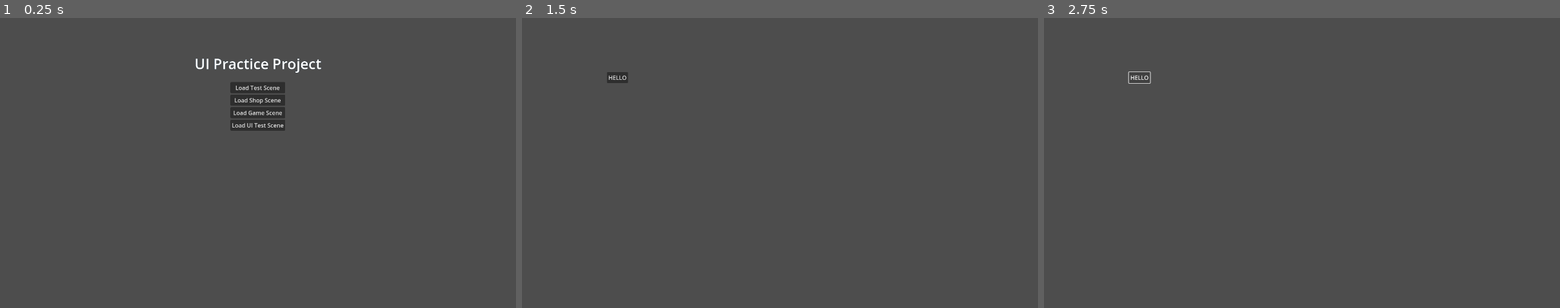
Above: before the commit, frames 1-3 (left to right).
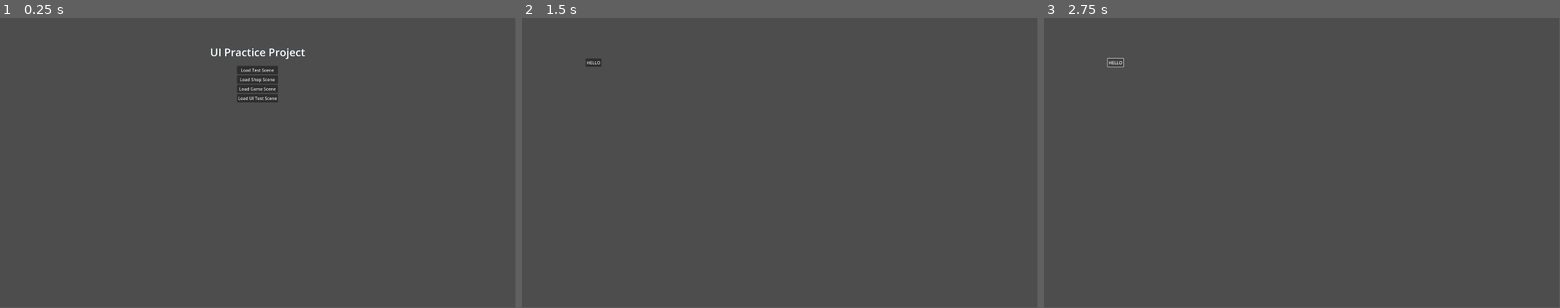
Above: after the commit, the same moments.

Repository: DSurguy/spring-2024-2d-jam
Game: Godot game, scene res://scenes/MainScene/MainScene.tscn
The game is run twice, just before and just after one commit, with the same random seed, the same clock (stepped at 60 frames per second) and the same inputs. Sound files missing from this copy of the repository are replaced by a short silence.
Inputs (mouse positions are in pixels of both pictures, inside the frame that each line leads up to):
- Up to frame 1 (0.25 s): no input
- Up to frame 2 (1.5 s): tap Enter (ui_accept) at 0.5, 0.77 s; move the mouse to (893, 148) at 0.52 s; hold D (move_right) 0.53-1.25 s; tap Down (aim_down) at 0.6 s; click "Load Test Scene" at 1.25 s
- Up to frame 3 (2.75 s): click "HELLO" at 2 s
In our replay, the window is 800x450 before the commit and 799x449 after it. These sizes can differ from the game's own. Grey fills any space a smaller window leaves; there, only what the larger window draws over its background counts as a difference.

The runs differ from the first frame. In frame 1, 2.1% of the frame differs, in the area x 37-63%, y 10-39%; in frame 2, 0.2%; in frame 3, 0.1%.

Commit message:
embiggen the ocean

Diff:
--- a/project.godot
+++ b/project.godot
@@ -21,8 +21,8 @@
 
 [display]
 
-window/size/viewport_width=1440
-window/size/viewport_height=810
+window/size/viewport_width=1920
+window/size/viewport_height=1080
 
 [input]
 
--- a/scenes/GameScene/environment.tscn
+++ b/scenes/GameScene/environment.tscn
@@ -1,17 +1,8 @@
-[gd_scene load_steps=3 format=3 uid="uid://vhgx1tlgboft"]
+[gd_scene load_steps=2 format=3 uid="uid://vhgx1tlgboft"]
 
-[ext_resource type="PackedScene" uid="uid://7x6y2qb5vyte" path="res://scenes/GameScene/tilemap.tscn" id="1_s8hro"]
-
-[sub_resource type="CircleShape2D" id="CircleShape2D_0n5r2"]
+[ext_resource type="PackedScene" path="res://scenes/GameScene/tilemap.tscn" id="1_s8hro"]
 
 [node name="Environment" type="Node2D"]
 position = Vector2(0, 300)
 
-[node name="Plant" type="StaticBody2D" parent="."]
-position = Vector2(0, -40)
-
-[node name="CollisionShape2D" type="CollisionShape2D" parent="Plant"]
-shape = SubResource("CircleShape2D_0n5r2")
-debug_color = Color(3.85046e-07, 0.644872, 0.272088, 0.42)
-
 [node name="TilemapNode" parent="." instance=ExtResource("1_s8hro")]
--- a/scenes/GameScene/submarine.tscn
+++ b/scenes/GameScene/submarine.tscn
@@ -18,8 +18,6 @@
 [node name="Player" parent="." instance=ExtResource("2_7br66")]
 
 [node name="Hull" parent="." instance=ExtResource("3_63n1p")]
-
-[node name="Music" parent="." instance=ExtResource("4_yekdg")]
 
 [node name="ButtonAudio" parent="." instance=ExtResource("5_ystk1")]
 
@@ -40,5 +38,7 @@
 [node name="DeathRestartTimer" type="Timer" parent="."]
 wait_time = 3.0
 
+[node name="Music" parent="." instance=ExtResource("4_yekdg")]
+
 [connection signal="oxygen_depleted" from="Oxygen" to="." method="_on_oxygen_oxygen_depleted"]
 [connection signal="timeout" from="DeathRestartTimer" to="." method="_on_death_restart_timer_timeout"]
Not shown: 1 places in scenes/GameScene/GameScene.tscn that only renumber resources
Not shown: 1 places in scenes/GameScene/submarine.tscn that only renumber resources
